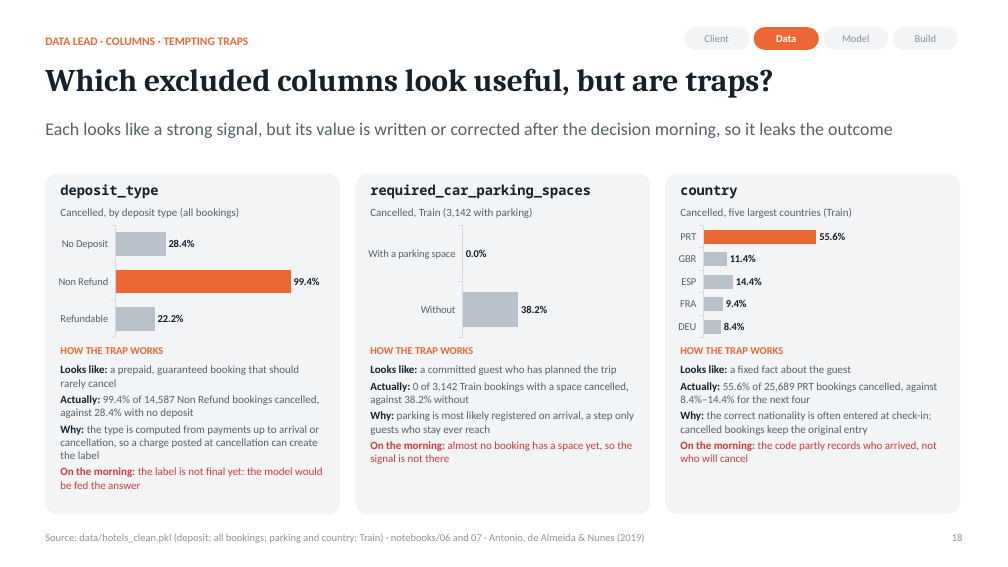
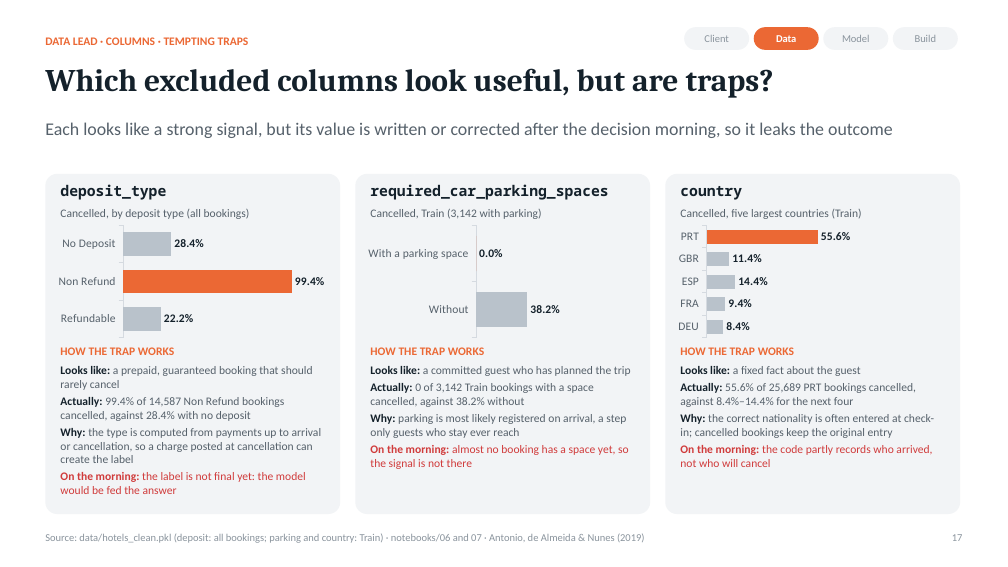
Before and after one commit to rohitpandeyai-star/IIT_GN_W06, a slide deck: slide 17 of Hotel_Overbooking_Deck_By_Lead.pptx (slide 18 before the commit). Drawn at 1008x567 pixels with LibreOffice and Linux fonts; fonts in the diff are those of the drawing. Boxes give left, top, right and bottom in pixels: in the first picture for what was removed or moved away, otherwise in the second. Text is boxed around its words. In the diff, an @@ line names an element or a change of style, - is before the commit and + after.

Commit message:
Revise overbooking deck with model results
Rebuild the presentation around the validation, frozen choice, test runs, and nightly command; update the deck’s metrics and readability. Refresh the nightly manifest and remove the temporary PowerPoint lock file.

```diff
--- a/Hotel_Overbooking_Deck_By_Lead.pptx
+++ b/Hotel_Overbooking_Deck_By_Lead.pptx
@@ size 13 to 14 pt in 3 elements at (60, 184, 166, 200), (370, 184, 608, 200), (680, 186, 742, 200) @@
@@ bar chart at (53, 223, 333, 340) @@
@@ data labels of Series 1 changed @@
@@ category axis changed @@
@@ lettering changed @@
@@ bar chart at (363, 223, 643, 340) @@
@@ data labels of Series 1 changed @@
@@ category axis changed @@
@@ lettering changed @@
@@ bar chart at (673, 223, 953, 340) @@
@@ data labels of Series 1 changed @@
@@ category axis changed @@
@@ lettering changed @@
@@ size 10 to 11 pt in 3 elements at (60, 347, 174, 355), (370, 347, 484, 355), (680, 347, 794, 355) @@
@@ size 10.5 to 11 pt in 6 elements at (60, 209, 250, 219), (60, 366, 321, 494), (370, 209, 542, 219), (370, 366, 631, 469), (680, 209, 862, 219), (680, 366, 934, 467) @@
@@ text at (952, 534, 963, 541): text changed @@
-18
+17
```
Also in this commit, not shown: 18 other slides changed, 7 slides added, 8 slides removed, 3 other files.
